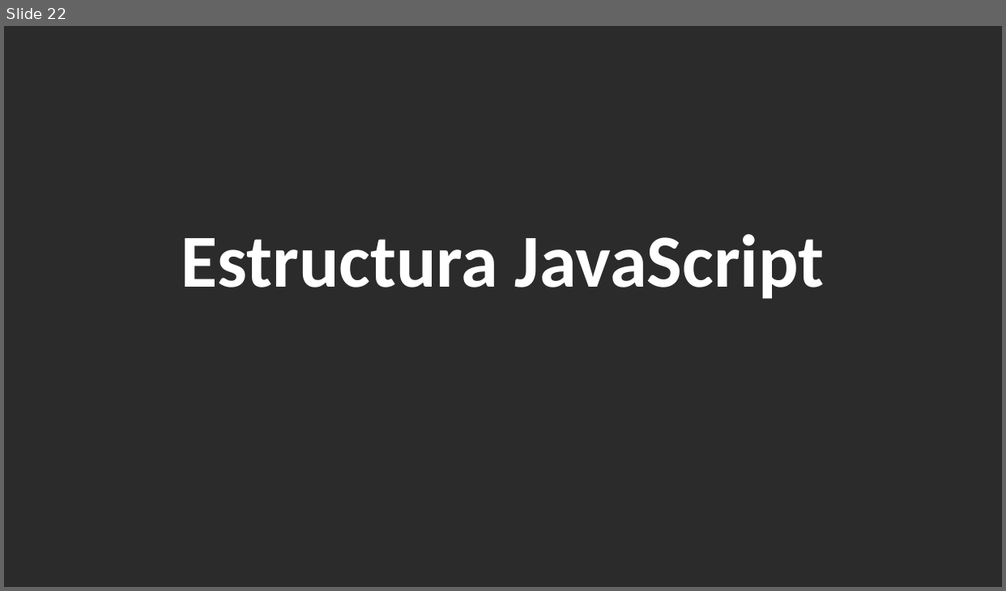
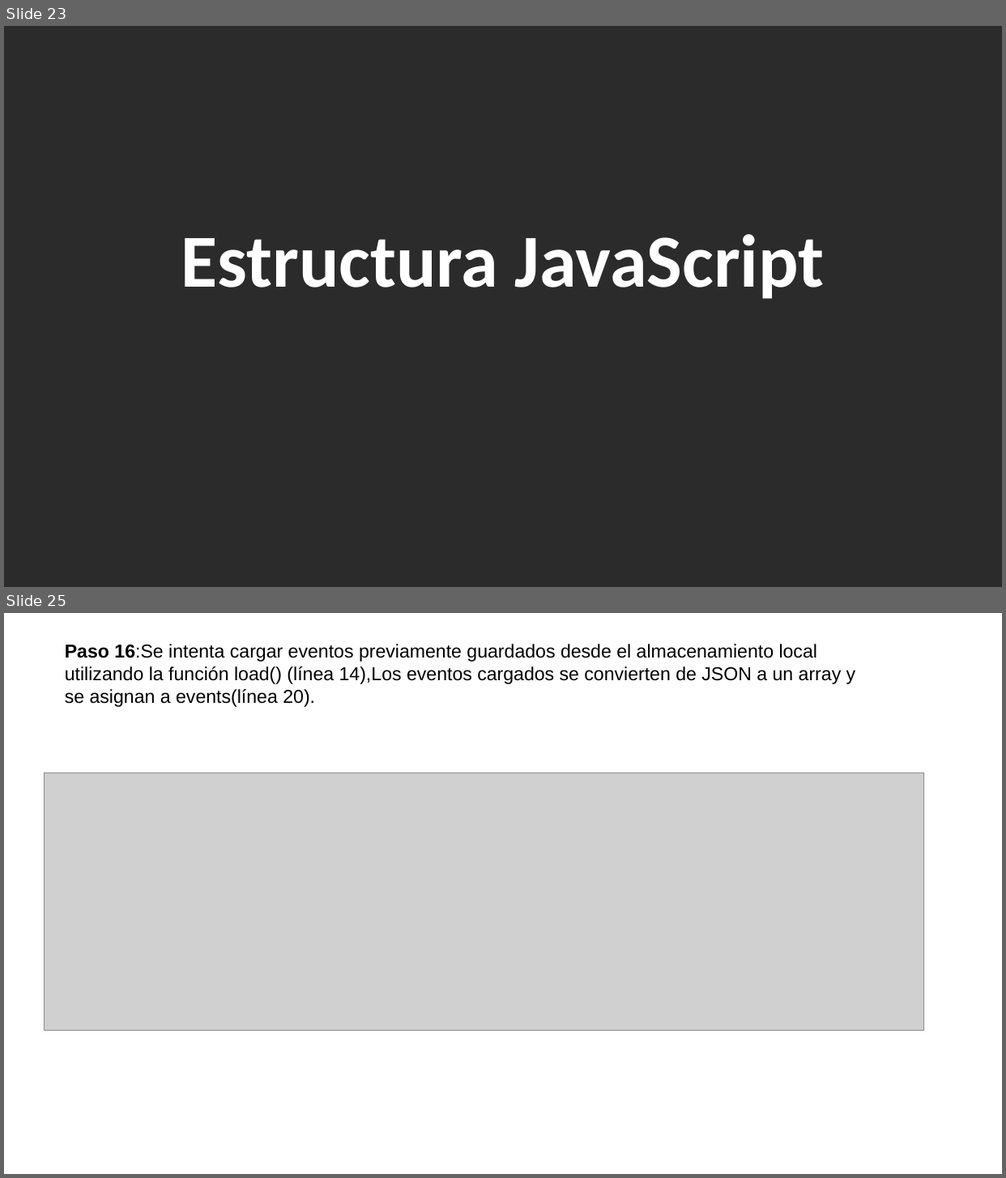
Before and after one commit to ADS02023/eventoDias, a slide deck: DiasEventos.pptx. Shown one above the other, each under a label of ours: slide 22 before the commit, slides 23 and 25 after it; the slides between them are not shown. The pictures are 1006x591 and 1006x1178 pixels, drawn with LibreOffice and Linux fonts; fonts in the diff are those of the drawing; grey boxes stand for pictures; background and template pictures are left out; a plain dark background stands for a picture behind light text. Boxes give left, top, right and bottom in pixels: in the first picture for what was removed or moved away, otherwise in the second. Text is boxed around its words. In the diff, an @@ line names an element or a change of style, - is before the commit and + after.

```diff
--- a/DiasEventos.pptx
+++ b/DiasEventos.pptx
@@ slide 25 added at (4,613,1002,1174), background picture (left out) @@
@@ text added at (65,644,856,707), 18 pt, text #000000 @@
+Paso 16:Se intenta cargar eventos previamente guardados desde el almacenamiento local utilizando la función load() (línea 14),Los eventos cargados se convierten de JSON a un array y se asignan a events(línea 20).
@@ picture added at (44,773,925,1031) @@
@@ what was slide 22 is now slide 23 @@
```
Also in this commit, not shown: 16 slides changed, 12 other slides added, 2 slides removed, 4 other files.
